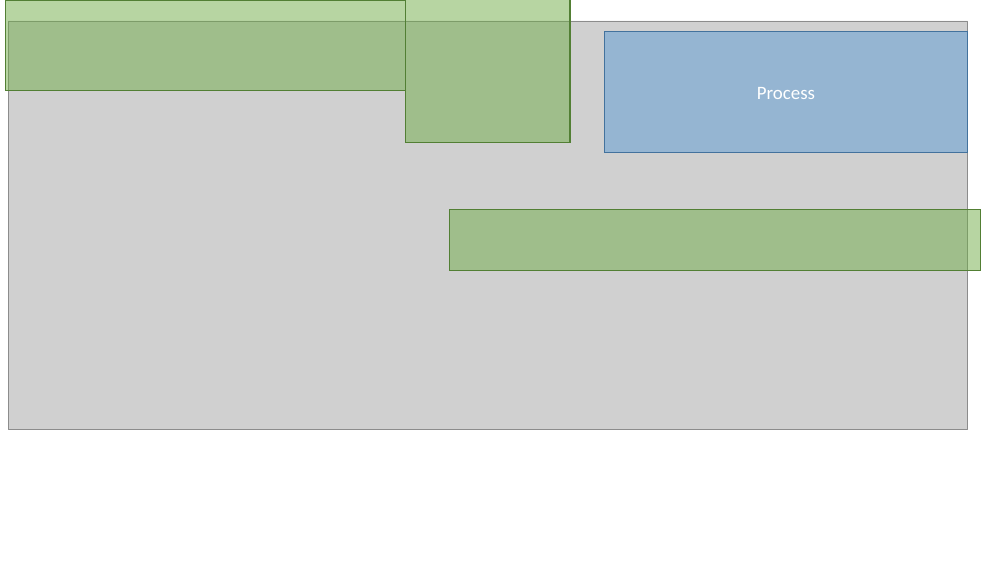
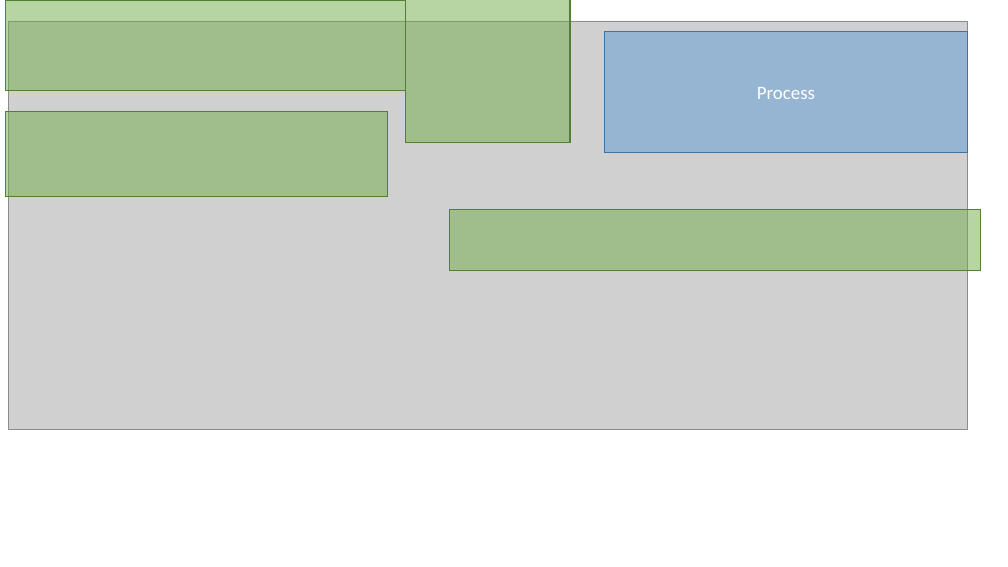
Before and after one commit to TUDoAD/Abschlussarbeiten_Behr, a slide deck: slide 1 of Abbaspour/CodeTodo.pptx. Drawn at 1008x567 pixels with LibreOffice and Linux fonts; fonts in the diff are those of the drawing; grey boxes stand for pictures. Boxes give left, top, right and bottom in pixels: in the first picture for what was removed or moved away, otherwise in the second. Text is boxed around its words. In the diff, an @@ line names an element or a change of style, - is before the commit and + after.

```diff
--- a/Abbaspour/CodeTodo.pptx
+++ b/Abbaspour/CodeTodo.pptx
@@ rectangle added at box(5, 111, 387, 197), fill #70AD47 at 50% opacity, outline #538035 1 pt @@
```
Also in this commit, not shown: 2 other files.
